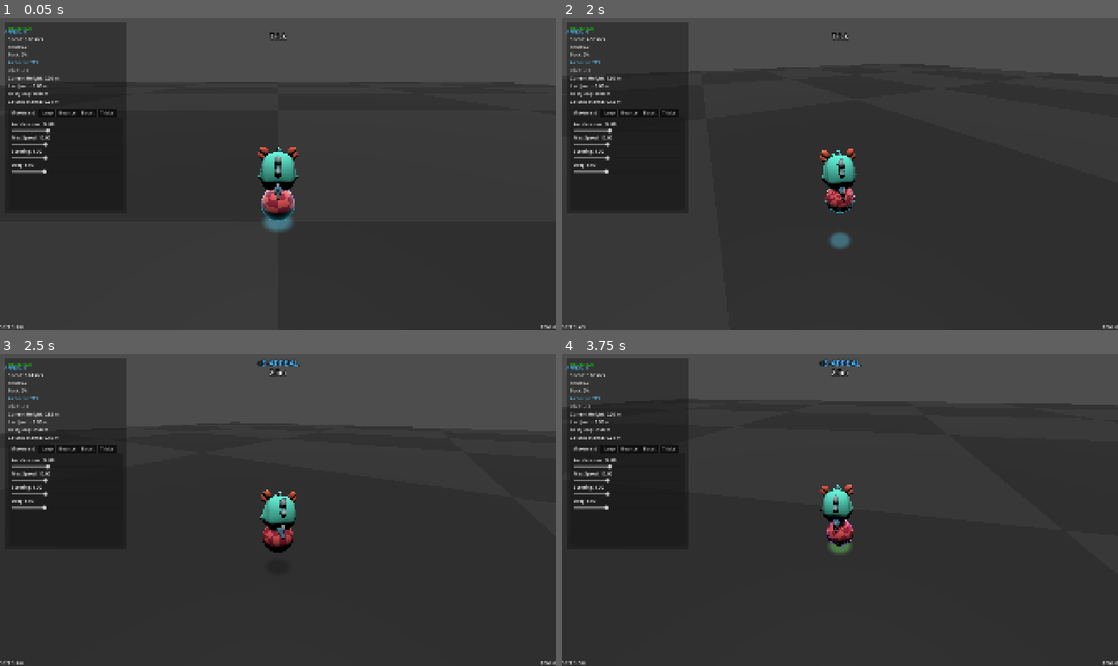
Above: before the commit, frames 1-4 (two rows, left to right).
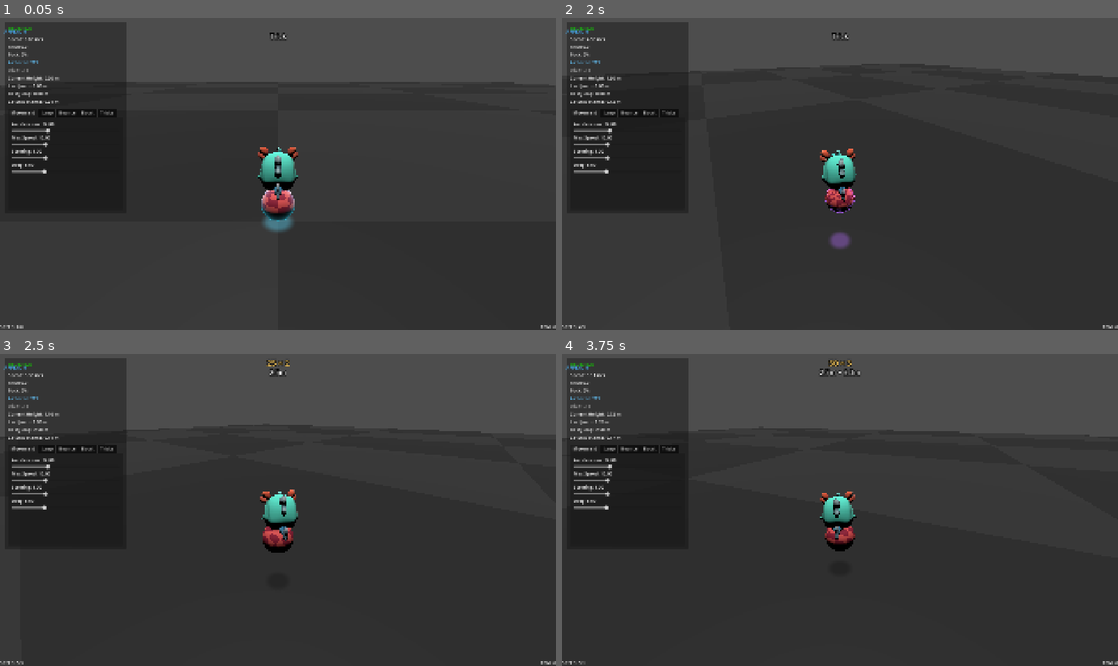
Above: after the commit, the same moments.

Repository: mika-marcondes/axie-jam
Game: Godot game, scene res://scenes/contest/contest_greybox.tscn
Two runs of this game, one before a commit and one after it. Both use one fixed random seed, a clock stepped at 60 frames per second and the inputs below.
Inputs:
- Up to frame 1 (0.05 s): no input
- Up to frame 2 (2 s): tap Enter at 0.5 s; hold D (move_right) 0.53-1.28 s; hold Shift (boost) 0.53-1.28 s; tap Space (jump) at 0.77, 0.8, 1.07, 1.35, 1.52, 1.82 s; hold S (move_back) from 1.28 s (still down); tap Shift (boost) at 1.55 s
- Up to frame 3 (2.5 s): release S (move_back) at 2.03 s; hold D (move_right) from 2.03 s (still down); hold Shift (boost) from 2.03 s (still down); tap Space (jump) at 2.3 s
- Up to frame 4 (3.75 s): release D (move_right) at 2.78 s; release Shift (boost) at 2.78 s; hold W (move_forward) 2.78-3.53 s; tap Q (camera_left) at 2.85 s; tap Space (jump) at 3.02, 3.32 s; tap Shift (boost) at 3.05 s; hold A (move_left) from 3.53 s (still down); hold Space (jump) from 3.53 s (still down); tap E (camera_right) at 3.6 s

Frame 1 is identical in both runs. In frame 2, 0.2% of the frame differs, in the area x 47-53%, y 54-74%; in frame 3, 0.9%; in frame 4, 4.9%, in the area x 0-100%, y 2-100%.

Commit message:
update bounce feedback

Diff:
--- a/scenes/contest/contest_greybox.tscn
+++ b/scenes/contest/contest_greybox.tscn
@@ -52,14 +52,14 @@
 max_horizontal_air_offset = 0.1
 dive_separation = 0.2
 
-[node name="Ball" parent="." unique_id=1570341470 node_paths=PackedStringArray("rider_shadow_target", "movement_reference", "rider") instance=ExtResource("2_ccxh4")]
+[node name="Ball" parent="." unique_id=1570341470 node_paths=PackedStringArray("movement_reference", "rider", "rider_shadow_target") instance=ExtResource("2_ccxh4")]
 transform = Transform3D(1, 0, 0, 0, 1, 0, 0, 0, 1, 0, 0.8, 0)
+movement_reference = NodePath("../CameraRig/YawPivot")
+rider = NodePath("../Player")
 rider_shadow_target = NodePath("../Player")
+fall_gravity_multiplier = 1.4
 rider_shadow_max_separation = 0.5
 rider_shadow_min_scale = 0.1
-movement_reference = NodePath("../CameraRig/YawPivot")
-rider = NodePath("../Player")
-fall_gravity_multiplier = 1.4
 
 [node name="CameraRig" type="Node3D" parent="." unique_id=215474228 node_paths=PackedStringArray("target")]
 script = ExtResource("4_aps6a")
--- a/scripts/player/ball_controller.gd
+++ b/scripts/player/ball_controller.gd
@@ -3,6 +3,21 @@
 
 signal landed(impact_speed: float)
 signal bounced(impact_speed: float, bounce_velocity: float)
+
+enum BounceGrade {
+	NONE,
+	LATE,
+	GOOD,
+	PERFECT
+}
+
+
+#region Exports
+
+@export_category("References")
+@export var movement_reference: Node3D
+@export var rider: PlayerController
+@export var rider_shadow_target: Node3D
 
 @export_category("Movement")
 @export var acceleration: float = 14.0
@@ -20,41 +35,35 @@
 @export_range(0.0, 1.0, 0.05) var air_control: float = 0.35
 
 @export_category("Bounce")
-@export_range(0.0, 1.0, 0.05)
-var bounce_retention: float = 0.75
-
-@export var bounce_input_window: float = 0.30
-
-@export_range(5.0, 90.0, 1.0)
-var bounce_alignment_angle: float = 35.0
-
+@export_range(0.0, 1.0, 0.05) var bounce_retention: float = 0.75
+@export var bounce_input_window: float = 0.50
+
+@export_category("Bounce Timing")
+@export_range(10.0, 120.0, 1.0) var bounce_permission_angle: float = 70.0
+@export_range(5.0, 90.0, 1.0) var bounce_good_angle: float = 35.0
+@export_range(2.0, 45.0, 1.0) var bounce_perfect_angle: float = 15.0
 @export var bounce_preview_time: float = 0.45
-
-@export_range(45.0, 180.0, 1.0)
-var bounce_preview_angle: float = 110.0
-
+@export_range(5.0, 90.0, 1.0) var bounce_alignment_angle: float = 35.0
+@export_range(45.0, 180.0, 1.0) var bounce_preview_angle: float = 110.0
+
+@export_category("Bounce Feedback")
 @export var bounce_shadow_normal_color: Color = Color("#181818")
-@export var bounce_shadow_ready_color: Color = Color("5fd4f5ff")
-@export var bounce_shadow_armed_color: Color = Color("#72E06A")
-var is_bounce_armed: bool = false
-
-@onready var bounce_glow: MeshInstance3D = $BounceGlow
-
-@export_category("Bounce Timing")
-
-@export_range(10.0, 120.0, 1.0)
-var bounce_permission_angle: float = 70.0
-
-@export_range(5.0, 90.0, 1.0)
-var bounce_good_angle: float = 35.0
-
-@export_range(2.0, 45.0, 1.0)
-var bounce_perfect_angle: float = 15.0
+@export var bounce_shadow_ready_color: Color = Color("#5FD4F5")
+@export var bounce_glow_ready_color: Color = Color("#48DFFF")
+@export var bounce_late_color: Color = Color("#F6C85F")
+@export var bounce_good_color: Color = Color("#72E06A")
+@export var bounce_perfect_color: Color = Color("#B66CFF")
+@export var ground_shadow_bounce_feedback_enabled: bool = true
 
 @export_category("Boost")
 @export var boost_acceleration_multiplier: float = 1.6
 @export var boost_max_speed_multiplier: float = 1.4
 @export var boost_release_deceleration: float = 4.0
+
+@export_category("Gravity")
+@export var rise_gravity_multiplier: float = 0.9
+@export var fall_gravity_multiplier: float = 1.25
+@export var max_fall_speed: float = 18.0
 
 @export_category("Ground Shadow")
 @export var shadow_max_height: float = 10.0
@@ -65,7 +74,6 @@
 @export var shadow_ground_offset: float = 0.02
 
 @export_category("Rider Shadow")
-@export var rider_shadow_target: Node3D
 @export var rider_shadow_surface_offset: float = 0.015
 @export var rider_shadow_follow_speed: float = 14.0
 @export var rider_shadow_max_separation: float = 1.5
@@ -74,48 +82,47 @@
 @export var rider_shadow_min_opacity: float = 0.10
 @export var rider_shadow_max_opacity: float = 0.38
 
-@export_category("References")
-@export var movement_reference: Node3D
-@export var rider: PlayerController
+#endregion
+
+
+#region Node References
 
 @onready var visual: Node3D = $Visual
+@onready var bounce_glow: MeshInstance3D = $BounceGlow
 @onready var rider_anchor: Marker3D = $RiderAnchor
 @onready var ground_probe: RayCast3D = $GroundProbe
 @onready var ground_shadow: MeshInstance3D = $GroundShadow
 @onready var rider_shadow_root: Node3D = $RiderShadow
 @onready var rider_shadow_mesh: MeshInstance3D = $RiderShadow/MeshInstance3D
 
-@export_category("Gravity")
-@export var rise_gravity_multiplier: float = 0.9
-@export var fall_gravity_multiplier: float = 1.25
-@export var max_fall_speed: float = 18.0
+#endregion
+
+
+#region State
 
 var jump_charge_time: float = 0.0
 var is_charging_jump: bool = false
+var is_boosting: bool = false
+
 var bounce_input_timer: float = 0.0
-var is_boosting: bool = false
+var is_bounce_armed: bool = false
+var armed_bounce_grade: BounceGrade = BounceGrade.NONE
 
 var ground_shadow_material: ShaderMaterial
 var rider_shadow_material: ShaderMaterial
 var bounce_glow_material: ShaderMaterial
-var armed_bounce_grade: BounceGrade = BounceGrade.NONE
 
 var gravity: float = float(
 	ProjectSettings.get_setting("physics/3d/default_gravity")
 )
 
-enum BounceGrade {
-	NONE,
-	LATE,
-	GOOD,
-	PERFECT
-}
+#endregion
+
 
 #region Lifecycle
 
 func _ready() -> void:
-	setup_shadow_materials()
-	setup_bounce_glow()
+	setup_visual_materials()
 
 
 func _physics_process(delta: float) -> void:
@@ -168,7 +175,11 @@
 	if not is_on_floor():
 		control_multiplier = get_air_control_multiplier()
 
-	if is_on_floor() and not is_boosting and horizontal_velocity.length() > max_speed:
+	if (
+		is_on_floor()
+		and not is_boosting
+		and horizontal_velocity.length() > max_speed
+	):
 		var current_speed: float = horizontal_velocity.length()
 		var reduced_speed: float = move_toward(
 			current_speed,
@@ -176,13 +187,19 @@
 			boost_release_deceleration * delta
 		)
 
-		horizontal_velocity = horizontal_velocity.normalized() * reduced_speed
+		horizontal_velocity = (
+			horizontal_velocity.normalized()
+			* reduced_speed
+		)
 
 	if has_movement_input:
 		input_direction = input_direction.normalized()
 
 		var speed_before_input: float = horizontal_velocity.length()
-		var allowed_speed: float = maxf(current_max_speed, speed_before_input)
+		var allowed_speed: float = maxf(
+			current_max_speed,
+			speed_before_input
+		)
 
 		if horizontal_velocity.length() < 0.1:
 			horizontal_velocity += (
@@ -193,9 +210,17 @@
 			)
 		else:
 			var momentum_direction: Vector3 = horizontal_velocity.normalized()
-			var parallel_amount: float = input_direction.dot(momentum_direction)
-			var parallel_input: Vector3 = momentum_direction * parallel_amount
-			var lateral_input: Vector3 = input_direction - parallel_input
+			var parallel_amount: float = input_direction.dot(
+				momentum_direction
+			)
+			var parallel_input: Vector3 = (
+				momentum_direction
+				* parallel_amount
+			)
+			var lateral_input: Vector3 = (
+				input_direction
+				- parallel_input
+			)
 
 			horizontal_velocity += (
 				parallel_input
@@ -239,7 +264,11 @@
 		return Vector3.ZERO
 
 	if movement_reference == null:
-		return Vector3(input.x, 0.0, input.y).normalized()
+		return Vector3(
+			input.x,
+			0.0,
+			input.y
+		).normalized()
 
 	var camera_forward: Vector3 = (
 		- movement_reference.global_transform.basis.z
@@ -281,7 +310,7 @@
 #endregion
 
 
-#region Jump and Bounce
+#region Jump
 
 func handle_jump(delta: float) -> void:
 	if Input.is_action_just_pressed("jump") and is_on_floor():
@@ -321,6 +350,10 @@
 	is_charging_jump = false
 	jump_charge_time = 0.0
 
+#endregion
+
+
+#region Bounce
 
 func update_bounce_input(delta: float) -> void:
 	bounce_input_timer = maxf(
@@ -329,16 +362,12 @@
 	)
 
 	if bounce_input_timer <= 0.0:
-		is_bounce_armed = false
-		armed_bounce_grade = BounceGrade.NONE
+		clear_armed_bounce()
 
 	if not Input.is_action_just_pressed("jump"):
 		return
 
-	if is_on_floor():
-		return
-
-	if not can_arm_bounce():
+	if is_on_floor() or not can_arm_bounce():
 		return
 
 	armed_bounce_grade = get_bounce_grade()
@@ -367,29 +396,24 @@
 		return
 
 	var impact_speed: float = maxf(
-		-impact_velocity,
+		- impact_velocity,
 		0.0
 	)
 
 	landed.emit(impact_speed)
 
 	if not is_bounce_armed or bounce_input_timer <= 0.0:
-		is_bounce_armed = false
-		bounce_input_timer = 0.0
+		clear_armed_bounce()
 		return
 
 	var bounce_velocity: float = (
 		impact_speed
 		* bounce_retention
 	)
-
 	var min_bounce_velocity: float = (
 		jump_velocity * 0.75
 	)
-
-	var max_bounce_velocity: float = (
-		charged_jump_velocity
-	)
+	var max_bounce_velocity: float = charged_jump_velocity
 
 	bounce_velocity = clampf(
 		bounce_velocity,
@@ -398,9 +422,8 @@
 	)
 
 	velocity.y = bounce_velocity
-
+	bounce_input_timer = 0.0
 	is_bounce_armed = false
-	bounce_input_timer = 0.0
 
 	bounced.emit(
 		impact_speed,
@@ -408,6 +431,50 @@
 	)
 
 
+func clear_armed_bounce() -> void:
+	is_bounce_armed = false
+	armed_bounce_grade = BounceGrade.NONE
+	bounce_input_timer = 0.0
+
+
+func get_bounce_grade() -> BounceGrade:
+	if rider == null:
+		return BounceGrade.NONE
+
+	var alignment: float = rider.get_spin_alignment_degrees()
+
+	if alignment <= bounce_perfect_angle:
+		return BounceGrade.PERFECT
+
+	if alignment <= bounce_good_angle:
+		return BounceGrade.GOOD
+
+	if alignment <= bounce_permission_angle:
+		return BounceGrade.LATE
+
+	return BounceGrade.NONE
+
+
+func get_bounce_grade_color(
+	grade: BounceGrade
+) -> Color:
+	match grade:
+		BounceGrade.LATE:
+			return bounce_late_color
+
+		BounceGrade.GOOD:
+			return bounce_good_color
+
+		BounceGrade.PERFECT:
+			return bounce_perfect_color
+
+	return bounce_glow_ready_color
+
+#endregion
+
+
+#region Bounce Feedback
+
 func is_bounce_preview_active() -> bool:
 	if rider == null:
 		return false
@@ -425,9 +492,7 @@
 	if not is_bounce_preview_active():
 		return 0.0
 
-	var alignment_error: float = (
-		rider.get_spin_alignment_degrees()
-	)
+	var alignment_error: float = rider.get_spin_alignment_degrees()
 
 	if alignment_error >= bounce_preview_angle:
 		return 0.0
@@ -450,29 +515,12 @@
 	)
 
 
-func setup_bounce_glow() -> void:
-	if not bounce_glow.material_override is ShaderMaterial:
-		return
-
-	bounce_glow_material = (
-		bounce_glow.material_override.duplicate()
-		as ShaderMaterial
-	)
-
-	bounce_glow.material_override = bounce_glow_material
-
-	bounce_glow_material.set_shader_parameter(
-		"glow_strength",
-		0.0
-	)
-
-
 func update_bounce_glow() -> void:
 	if bounce_glow_material == null:
 		return
 
 	var strength: float = 0.0
-	var glow_color: Color = Color("#48DFFF")
+	var glow_color: Color = bounce_glow_ready_color
 
 	if is_bounce_armed:
 		strength = 1.0
@@ -489,48 +537,49 @@
 		"glow_strength",
 		strength
 	)
-
 	bounce_glow_material.set_shader_parameter(
 		"glow_color",
 		glow_color
 	)
 
 
-func get_bounce_grade_color(
-	grade: BounceGrade
-) -> Color:
-	match grade:
-		BounceGrade.LATE:
-			return Color("#F6C85F")
-
-		BounceGrade.GOOD:
-			return Color("#72E06A")
-
-		BounceGrade.PERFECT:
-			return Color("#B66CFF")
-
-	return Color("#48DFFF")
-
-
-func get_bounce_grade() -> BounceGrade:
-	if rider == null:
-		return BounceGrade.NONE
-
-	var alignment: float = (
-		rider.get_spin_alignment_degrees()
-	)
-
-	if alignment <= bounce_perfect_angle:
-		return BounceGrade.PERFECT
-
-	if alignment <= bounce_good_angle:
-		return BounceGrade.GOOD
-
-	if alignment <= bounce_permission_angle:
-		return BounceGrade.LATE
-
-	return BounceGrade.NONE
-
+func update_ground_shadow_bounce_color() -> void:
+	if ground_shadow_material == null:
+		return
+
+	var shadow_color: Color = bounce_shadow_normal_color
+
+	if ground_shadow_bounce_feedback_enabled:
+		if is_bounce_armed:
+			shadow_color = get_bounce_grade_color(
+				armed_bounce_grade
+			)
+		elif is_bounce_preview_active():
+			var preview_strength: float = (
+				get_bounce_preview_strength()
+			)
+
+			shadow_color = bounce_shadow_normal_color.lerp(
+				bounce_shadow_ready_color,
+				preview_strength
+			)
+
+	ground_shadow_material.set_shader_parameter(
+		"shadow_color",
+		shadow_color
+	)
+
+
+func set_ground_shadow_bounce_feedback_enabled(
+	enabled: bool
+) -> void:
+	ground_shadow_bounce_feedback_enabled = enabled
+
+	if not enabled and ground_shadow_material != null:
+		ground_shadow_material.set_shader_parameter(
+			"shadow_color",
+			bounce_shadow_normal_color
+		)
 
 #endregion
 
@@ -547,10 +596,9 @@
 		gravity_multiplier = fall_gravity_multiplier
 
 	velocity.y -= gravity * gravity_multiplier * delta
-
 	velocity.y = maxf(
 		velocity.y,
-		-max_fall_speed
+		- max_fall_speed
 	)
 
 
@@ -562,6 +610,49 @@
 
 
 #region Visuals
+
+func setup_visual_materials() -> void:
+	ground_shadow.top_level = true
+
+	ground_shadow_material = duplicate_active_shader_material(
+		ground_shadow
+	)
+	rider_shadow_material = duplicate_active_shader_material(
+		rider_shadow_mesh
+	)
+	bounce_glow_material = duplicate_active_shader_material(
+		bounce_glow
+	)
+
+	if bounce_glow_material != null:
+		bounce_glow_material.set_shader_parameter(
+			"glow_strength",
+			0.0
+		)
+
+	if rider_shadow_target == null:
+		rider_shadow_mesh.visible = false
+
+
+func duplicate_active_shader_material(
+	mesh: MeshInstance3D
+) -> ShaderMaterial:
+	var source_material: Material = mesh.material_override
+
+	if not source_material is ShaderMaterial:
+		source_material = mesh.get_active_material(0)
+
+	if not source_material is ShaderMaterial:
+		return null
+
+	var material: ShaderMaterial = (
+		source_material.duplicate()
+		as ShaderMaterial
+	)
+
+	mesh.material_override = material
+	return material
+
 
 func update_visual_rotation(delta: float) -> void:
 	var horizontal_velocity: Vector3 = get_horizontal_velocity()
@@ -575,7 +666,11 @@
 		0.0,
 		- direction.x
 	).normalized()
-	var angle: float = horizontal_velocity.length() * delta / radius
+	var angle: float = (
+		horizontal_velocity.length()
+		* delta
+		/ radius
+	)
 
 	visual.rotate(
 		rotation_axis,
@@ -587,35 +682,6 @@
 
 #region Shadows
 
-func setup_shadow_materials() -> void:
-	ground_shadow.top_level = true
-
-	ground_shadow_material = duplicate_shadow_material(
-		ground_shadow
-	)
-	rider_shadow_material = duplicate_shadow_material(
-		rider_shadow_mesh
-	)
-
-	if rider_shadow_target == null:
-		rider_shadow_mesh.visible = false
-
-
-func duplicate_shadow_material(
-	mesh: MeshInstance3D
-) -> ShaderMaterial:
-	if not mesh.material_override is ShaderMaterial:
-		return null
-
-	var material: ShaderMaterial = (
-		mesh.material_override.duplicate()
-		as ShaderMaterial
-	)
-
-	mesh.material_override = material
-	return material
-
-
 func update_ground_shadow() -> void:
 	ground_probe.force_raycast_update()
 
@@ -626,7 +692,9 @@
 	ground_shadow.visible = true
 
 	var ground_position: Vector3 = ground_probe.get_collision_point()
-	var height: float = global_position.distance_to(ground_position)
+	var height: float = global_position.distance_to(
+		ground_position
+	)
 	var height_ratio: float = clampf(
 		height / maxf(shadow_max_height, 0.001),
 		0.0,
@@ -657,7 +725,6 @@
 		ground_shadow_material,
 		shadow_opacity
 	)
-
 	update_ground_shadow_bounce_color()
 
 
@@ -696,8 +763,10 @@
 		shadow_position
 	)
 
-	var separation: float = rider_shadow_target.global_position.distance_to(
-		rider_anchor.global_position
+	var separation: float = (
+		rider_shadow_target.global_position.distance_to(
+			rider_anchor.global_position
+		)
 	)
 	var separation_ratio: float = clampf(
 		separation / maxf(rider_shadow_max_separation, 0.001),
@@ -724,34 +793,6 @@
 	set_shadow_opacity(
 		rider_shadow_material,
 		shadow_opacity
-	)
-
-
-func update_ground_shadow_bounce_color() -> void:
-	if ground_shadow_material == null:
-		return
-
-	var shadow_color: Color = (
-		bounce_shadow_normal_color
-	)
-
-	if is_bounce_armed:
-		shadow_color = bounce_shadow_armed_color
-	elif is_bounce_preview_active():
-		var preview_strength: float = (
-			get_bounce_preview_strength()
-		)
-
-		shadow_color = (
-			bounce_shadow_normal_color.lerp(
-				bounce_shadow_ready_color,
-				preview_strength
-			)
-		)
-
-	ground_shadow_material.set_shader_parameter(
-		"shadow_color",
-		shadow_color
 	)
 
 
@@ -790,6 +831,8 @@
 #endregion
 
 
+#region Ground Query
+
 func get_ground_clearance() -> float:
 	ground_probe.force_raycast_update()
 
@@ -799,7 +842,6 @@
 	var ground_position: Vector3 = (
 		ground_probe.get_collision_point()
 	)
-
 	var center_distance: float = global_position.distance_to(
 		ground_position
 	)
@@ -823,13 +865,13 @@
 		gravity * fall_gravity_multiplier,
 		0.001
 	)
-
 	var discriminant: float = (
-		velocity.y * velocity.y
-		+ 2.0 * fall_acceleration * clearance
+		velocity.y * velocity.y +2.0 * fall_acceleration * clearance
 	)
 
 	return (
 		velocity.y
 		+ sqrt(discriminant)
 	) / fall_acceleration
+
+#endregion
